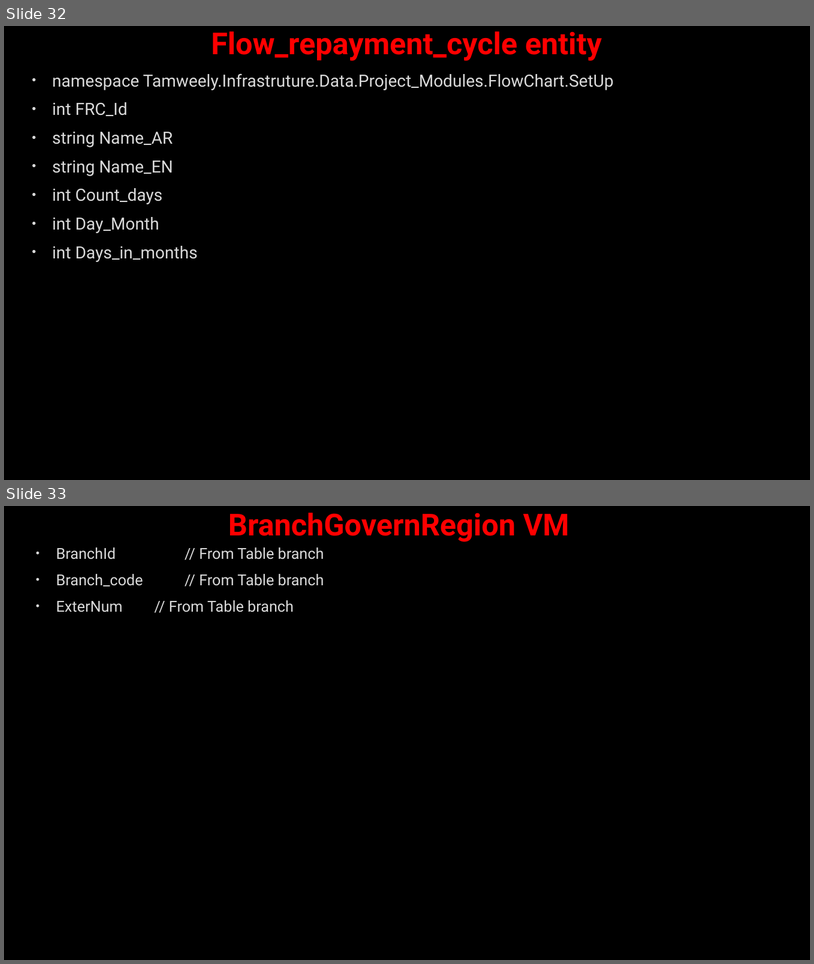
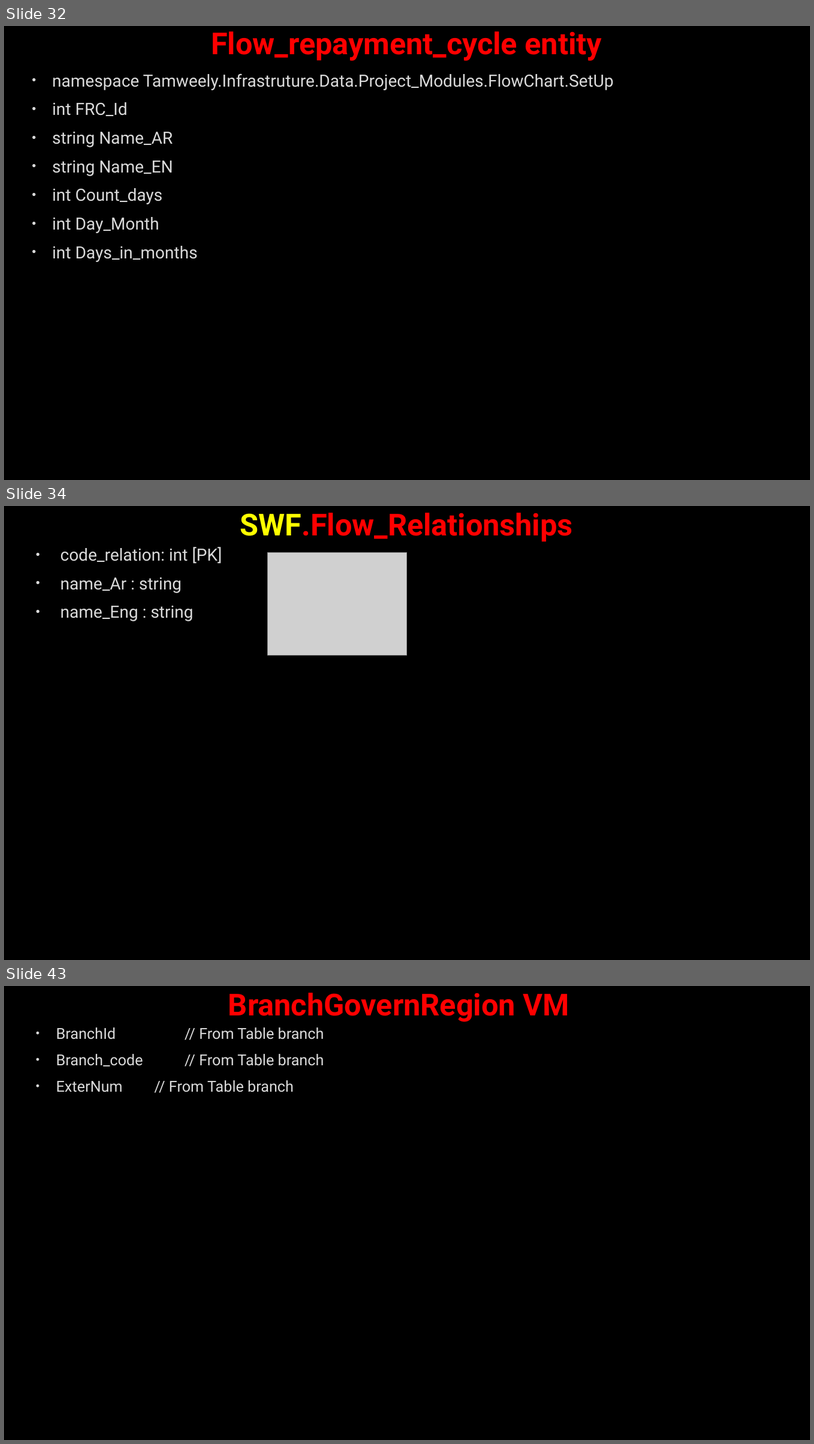
Before and after one commit to AhmedMohamedSamir1/Summary, a slide deck: Dot Net/Business.pptx. Shown one above the other, each under a label of ours: slides 32 and 33 before the commit, slides 32, 34 and 43 after it; the slides between them are not shown. The pictures are 814x964 and 814x1444 pixels, drawn with LibreOffice and Linux fonts; fonts in the diff are those of the drawing; grey boxes stand for pictures; background and template pictures are left out. Boxes give left, top, right and bottom in pixels: in the first picture for what was removed or moved away, otherwise in the second. Text is boxed around its words. In the diff, an @@ line names an element or a change of style, - is before the commit and + after.

```diff
--- a/Dot Net/Business.pptx
+++ b/Dot Net/Business.pptx
@@ slide 34 added at (4,506,810,960), background picture (left out) @@
@@ title added at (240,513,573,542), 36 pt, text #FF0000, bold @@
+SWF.Flow_Relationships
@@ text added at (60,547,222,621), 20 pt, text #DADADA @@
+• code_relation: int [PK]
+• name_Ar : string
+• name_Eng : string
@@ picture added at (268,553,407,655) @@
@@ what was slide 33 is now slide 43 @@
```
Also in this commit, not shown: 8 slides changed, 12 other slides added, 3 other files.
